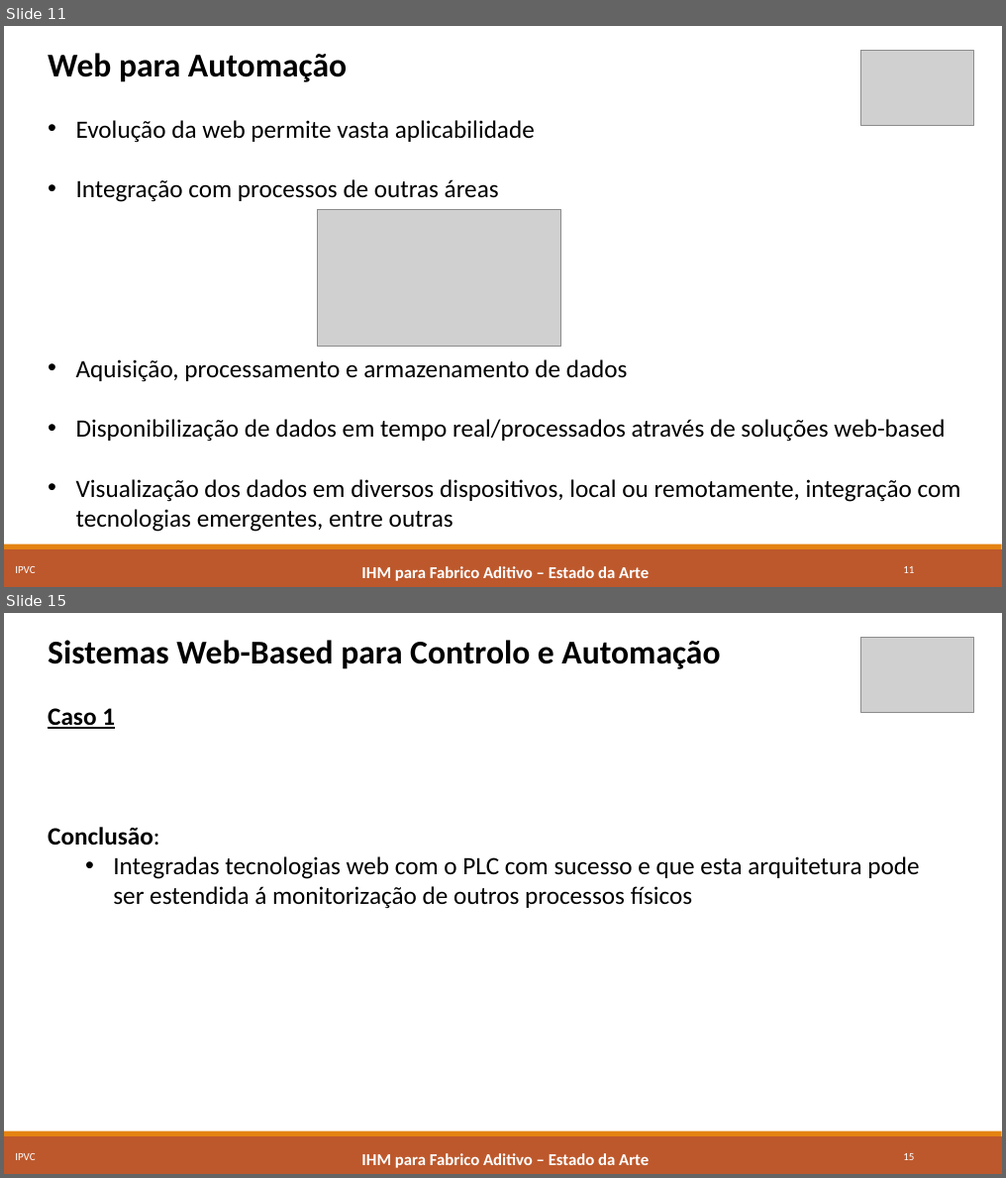
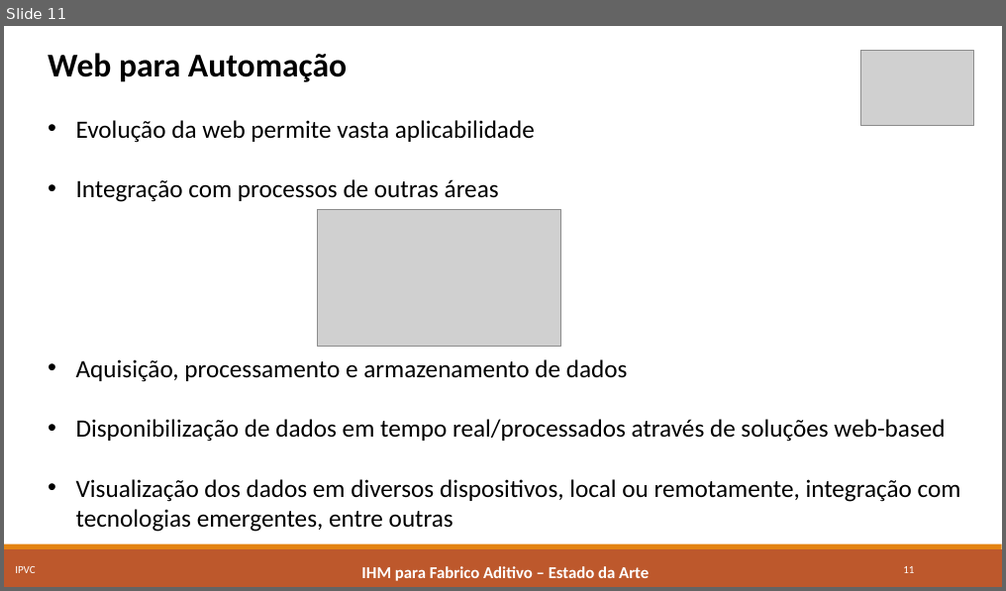
Before and after one commit to marcorlsrodrigues/projeto, a slide deck: Apresentacao_LPII_PE_MarcoRodrigues4652.pptx. Shown one above the other, each under a label of ours: slides 11 and 15 before the commit, slide 11 after it; the slides between them are not shown. The pictures are 1006x1178 and 1006x591 pixels, drawn with LibreOffice and Linux fonts; fonts in the diff are those of the drawing; grey boxes stand for pictures. Boxes give left, top, right and bottom in pixels: in the first picture for what was removed or moved away, otherwise in the second. Text is boxed around its words. In the diff, an @@ line names an element or a change of style, - is before the commit and + after.

```diff
--- a/Apresentacao_LPII_PE_MarcoRodrigues4652.pptx
+++ b/Apresentacao_LPII_PE_MarcoRodrigues4652.pptx
@@ slide 15 removed at (x1=4, y1=613, x2=1002, y2=1174), background #FFFFFF; not listed: 2 template elements that a slide beside it also shows @@
@@ text removed at (x1=48, y1=640, x2=919, y2=909) @@
-Sistemas Web-Based para Controlo e Automação
-Caso 1
-Conclusão:
-  • Integradas tecnologias web com o PLC com sucesso e que esta arquitetura pode ser estendida á monitorização de outros processos físicos
@@ picture removed at (x1=861, y1=638, x2=973, y2=713) @@
@@ text removed at (x1=15, y1=1154, x2=35, y2=1160) @@
-IPVC
@@ text removed at (x1=361, y1=1154, x2=648, y2=1168) @@
-IHM para Fabrico Aditivo – Estado da Arte
@@ page number removed at (x1=903, y1=1154, x2=914, y2=1160) @@
-15
```
Also in this commit, not shown: 8 slides changed, 3 other slides removed.
